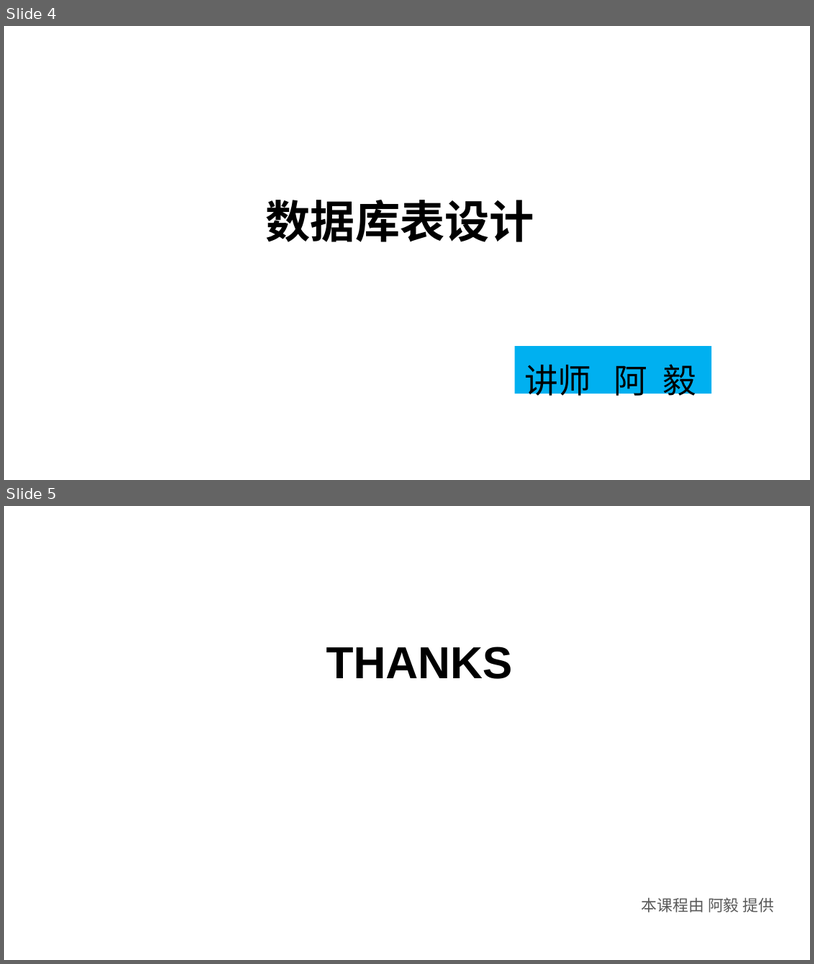
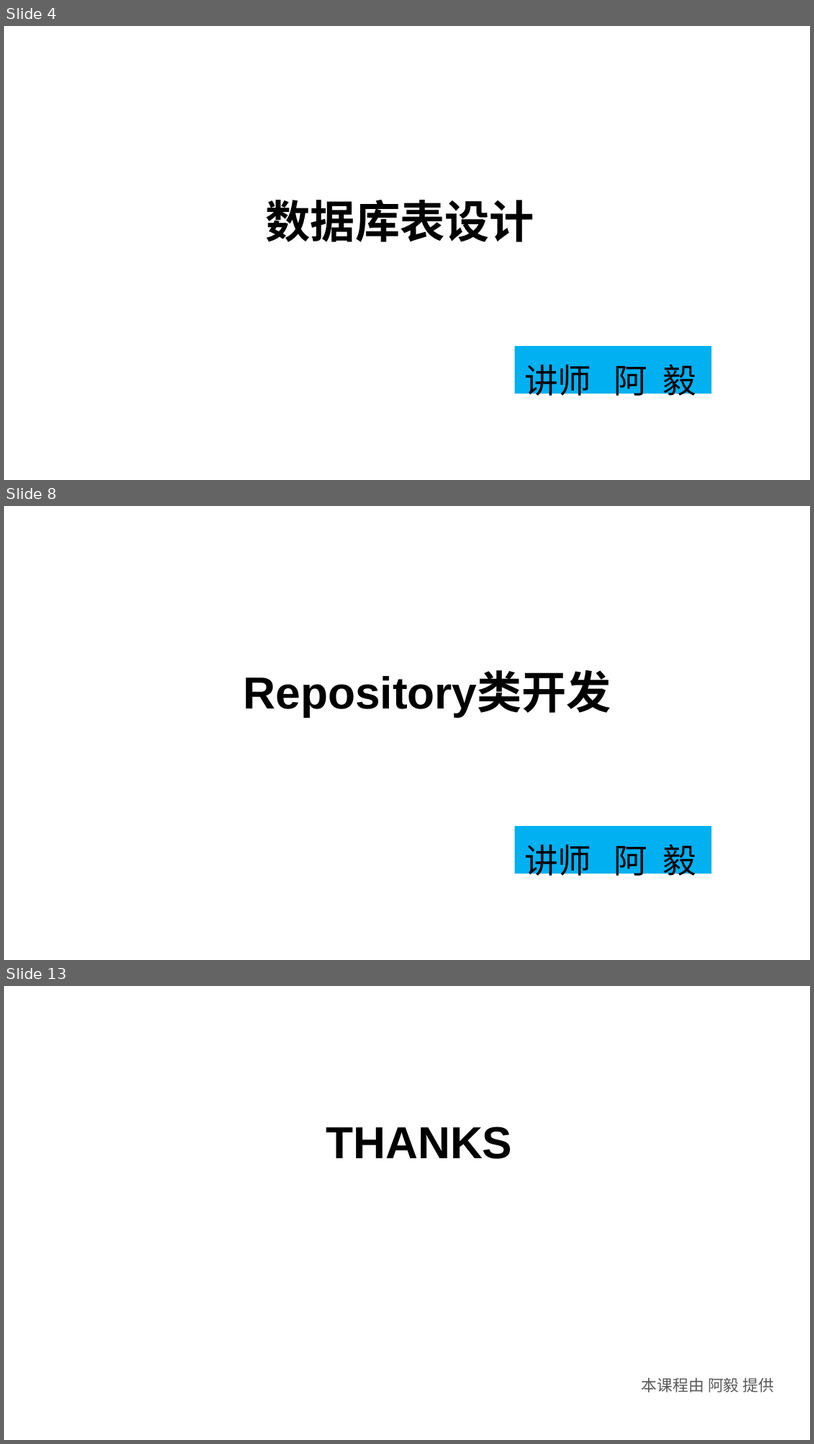
Before and after one commit to huangwenyi10/high-concurrency-praise, a slide deck: doc/SpringBoot+Redis+MQ实现高并发点赞功能.ppt. Shown one above the other, each under a label of ours: slides 4 and 5 before the commit, slides 4, 8 and 13 after it; the slides between them are not shown. The pictures are 814x964 and 814x1444 pixels, drawn with LibreOffice and Linux fonts; fonts in the diff are those of the drawing; background and template pictures are left out. Boxes give left, top, right and bottom in pixels: in the first picture for what was removed or moved away, otherwise in the second. Text is boxed around its words. In the diff, an @@ line names an element or a change of style, - is before the commit and + after.

```diff
--- a/doc/SpringBoot+Redis+MQ实现高并发点赞功能.ppt
+++ b/doc/SpringBoot+Redis+MQ实现高并发点赞功能.ppt
@@ slide 8 added at (4, 506, 810, 960), background picture (left out) @@
@@ text added at (244, 673, 612, 717), 40 pt, text #000000, bold @@
+Repository类开发
@@ rectangle added at (515, 826, 712, 874), fill #00B0F0 @@
@@ text added at (525, 844, 697, 881), 30 pt, text #000000 @@
+讲师 阿 毅
@@ what was slide 5 is now slide 13 @@
```
Also in this commit, not shown: 7 other slides added, 21 other files.
